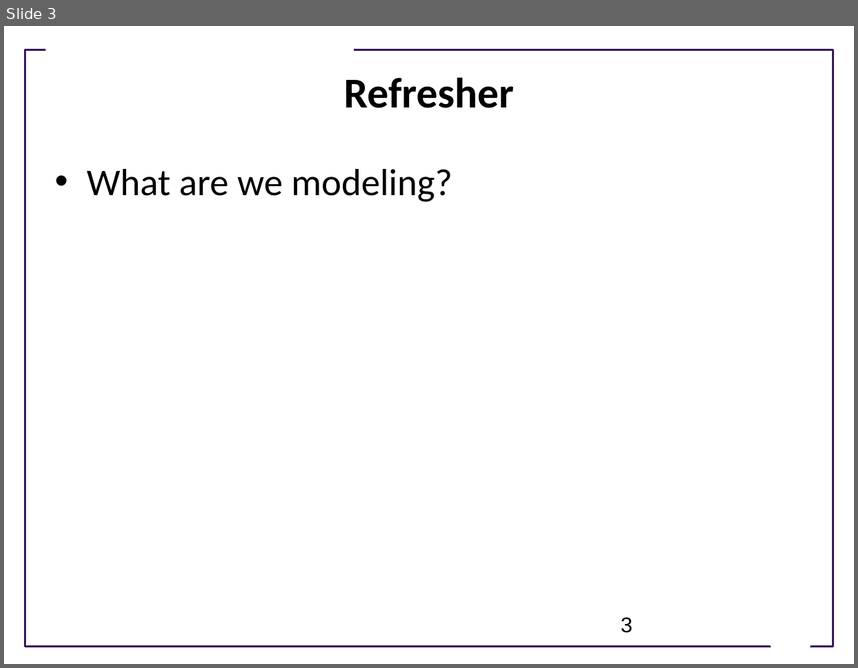
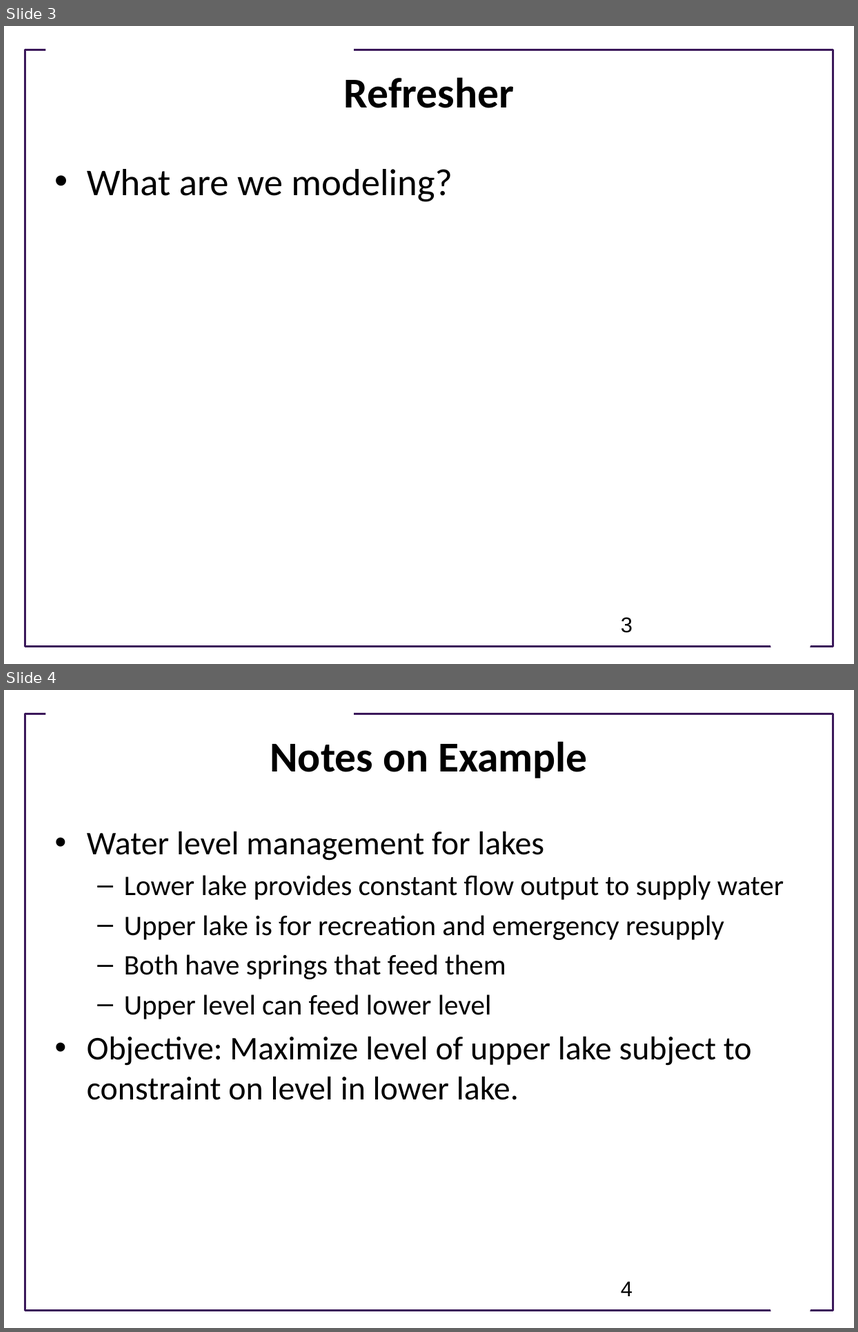
Before and after one commit to ModelEngineering/advancing-biomedical-models, a slide deck: Lectures/CSE 599V Lecture 2- Modeling Essentials.pptx. Shown one above the other, each under a label of ours: slide 3 before the commit, slides 3 and 4 after it. The pictures are 858x668 and 858x1332 pixels, drawn with LibreOffice and Linux fonts; fonts in the diff are those of the drawing; background and template pictures are left out. Boxes give left, top, right and bottom in pixels: in the first picture for what was removed or moved away, otherwise in the second. Text is boxed around its words. In the diff, an @@ line names an element or a change of style, - is before the commit and + after.

```diff
--- a/Lectures/CSE 599V Lecture 2- Modeling Essentials.pptx
+++ b/Lectures/CSE 599V Lecture 2- Modeling Essentials.pptx
@@ slide 4 added at <box>4,690,854,1328</box>, background #FFFFFF; not listed: 3 template elements that a slide beside it also shows @@
@@ title added at <box>270,741,588,778</box>, 36 pt, text #000000, bold @@
+Notes on Example
@@ text added at <box>87,831,784,1100</box>, 24 pt, text #000000 @@
+• Water level management for lakes
+  – Lower lake provides constant flow output to supply water
+  – Upper lake is for recreation and emergency resupply
+  – Both have springs that feed them
+  – Upper level can feed lower level
+• Objective: Maximize level of upper lake subject to constraint on level in lower lake.
@@ page number added at <box>621,1281,633,1296</box>, 18 pt, text #000000 @@
+4
```
Also in this commit, not shown: 3 other slides added, 1 slide removed, 1 other file.
